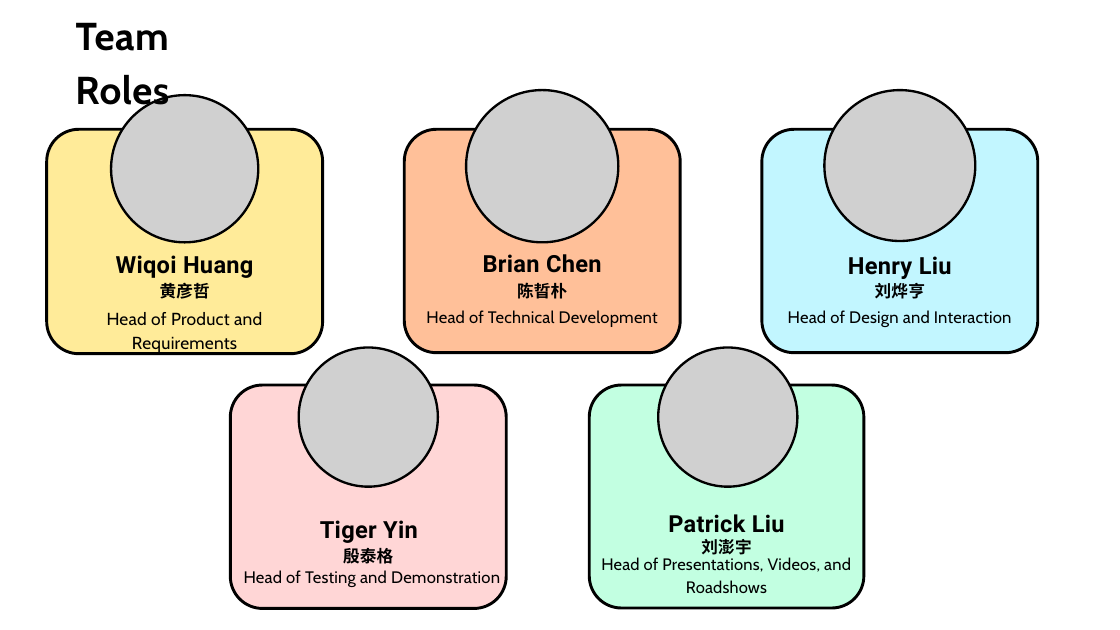
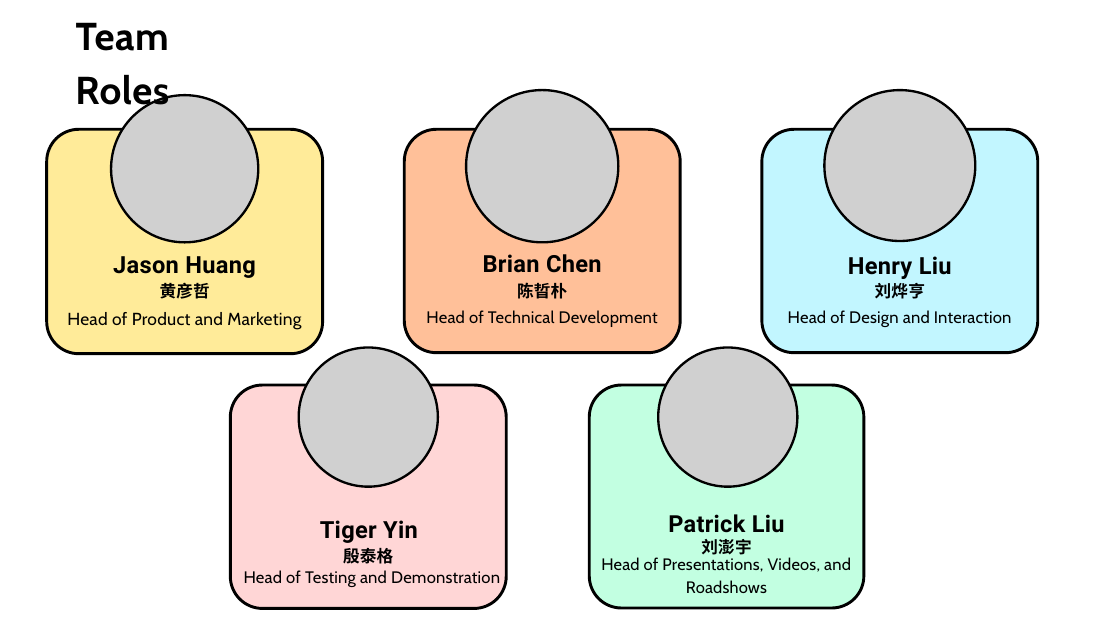
Before and after one commit to brianchen3388/HHCC-Chef-Bagels, a slide deck: slide 12 of comp_material/HHCC 26 Presentation.pptx. Drawn at 1120x630 pixels with LibreOffice and Linux fonts; fonts in the diff are those of the drawing; grey boxes stand for pictures; background and template pictures are left out. Boxes give left, top, right and bottom in pixels: in the first picture for what was removed or moved away, otherwise in the second. Text is boxed around its words. In the diff, an @@ line names an element or a change of style, - is before the commit and + after.

```diff
--- a/comp_material/HHCC 26 Presentation.pptx
+++ b/comp_material/HHCC 26 Presentation.pptx
@@ freeform shape at bbox=[46, 129, 323, 354]: outline redrawn @@
@@ text at bbox=[113, 256, 255, 278]: text changed @@
-Wiqoi Huang
+Jason Huang
@@ text at bbox=[67, 312, 301, 329]: text changed @@
-Head of Product and Requirements
+Head of Product and Marketing
```
Also in this commit, not shown: 8 other slides changed, 1 slide added, 1 slide removed.
